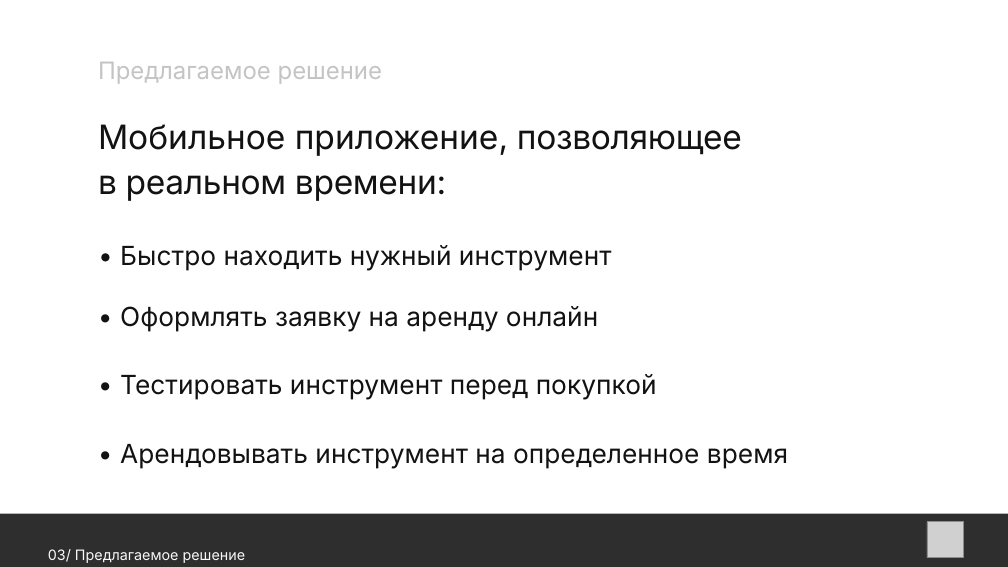
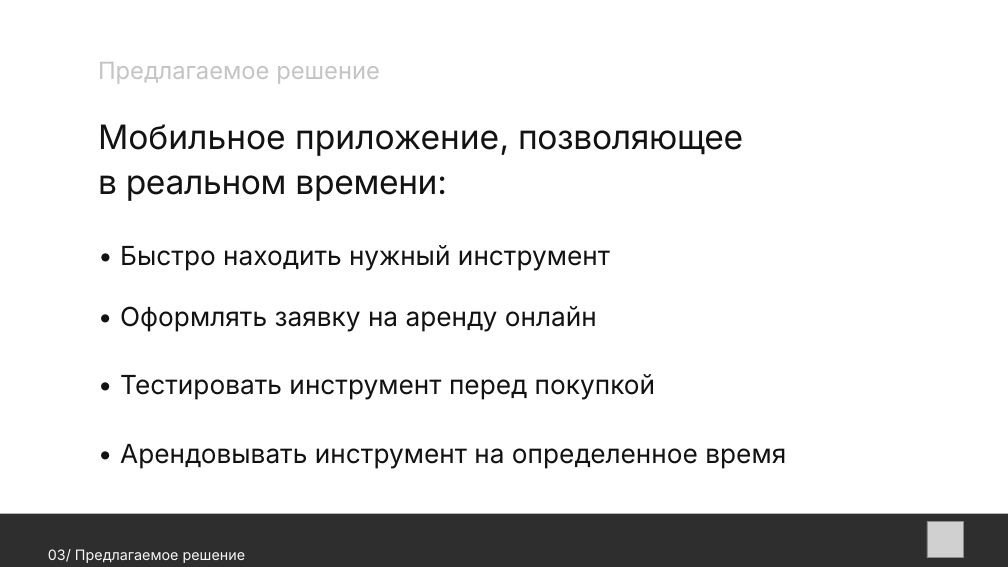
Before and after one commit to BuchnevDmitry/tp-9.2, a slide deck: slide 4 of documentation/Презентация.pptx. Drawn at 1008x567 pixels with LibreOffice and Linux fonts; fonts in the diff are those of the drawing; grey boxes stand for pictures. Boxes give left, top, right and bottom in pixels: in the first picture for what was removed or moved away, otherwise in the second. Text is boxed around its words. In the diff, an @@ line names an element or a change of style, - is before the commit and + after.

```diff
--- a/documentation/Презентация.pptx
+++ b/documentation/Презентация.pptx
@@ text "Предлагаемое решение" at (98, 62, 380, 84): size 34.2 to 34 pt @@
@@ text "Мобильное приложение, позволяющее" at (98, 124, 743, 201): size 47.9 to 48 pt @@
@@ size 37.6 to 37.5 pt in 4 elements at (120, 245, 610, 271), (120, 306, 597, 332), (120, 374, 656, 400), (120, 444, 786, 469) @@
```
Also in this commit, not shown: 8 other slides changed, 1 other file.
